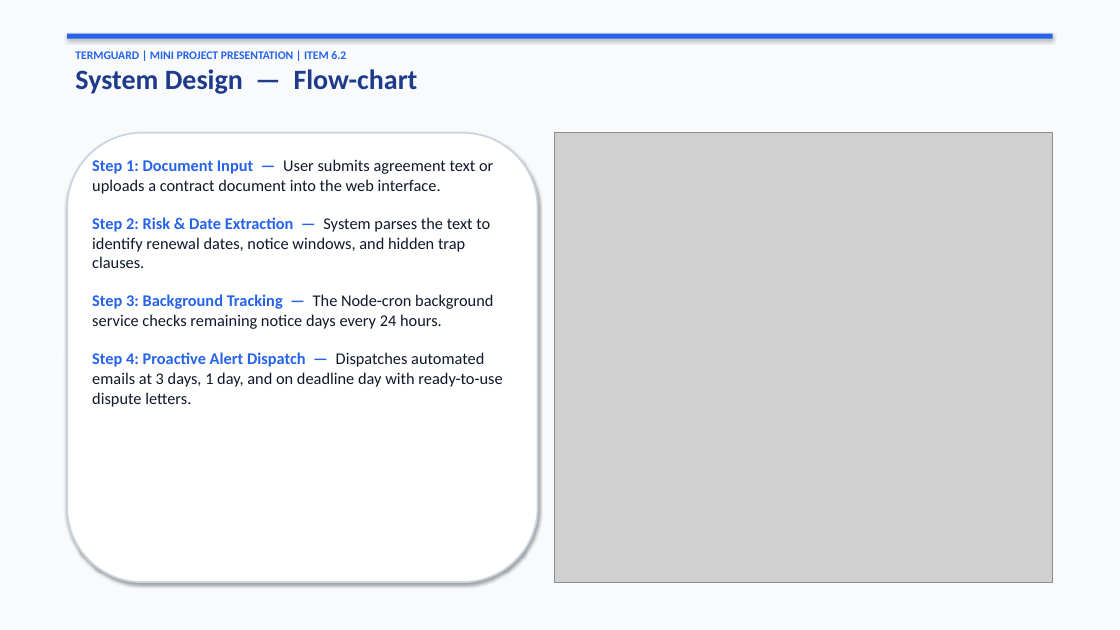
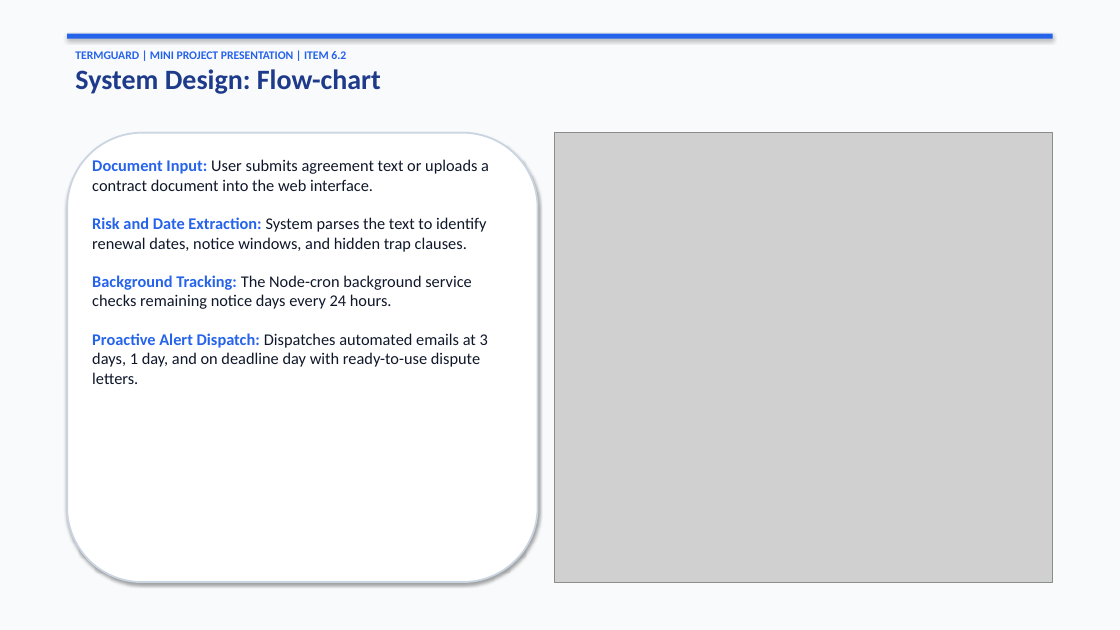
Before and after one commit to laxmiharshithrebally-a11y/TermGuard, a slide deck: slide 10 of TermGuard_Mini_Project_Presentation.pptx. Drawn at 1120x630 pixels with LibreOffice and Linux fonts; fonts in the diff are those of the drawing; grey boxes stand for pictures. Boxes give left, top, right and bottom in pixels: in the first picture for what was removed or moved away, otherwise in the second. Text is boxed around its words. In the diff, an @@ line names an element or a change of style, - is before the commit and + after.

```diff
--- a/TermGuard_Mini_Project_Presentation.pptx
+++ b/TermGuard_Mini_Project_Presentation.pptx
@@ text at bbox=[75, 69, 381, 94]: text changed @@
-System Design — Flow-chart
+System Design: Flow-chart
@@ text at bbox=[92, 159, 489, 384]: text changed @@
-Step 1: Document Input — User submits agreement text or uploads a contract document into the web interface.
-Step 2: Risk & Date Extraction — System parses the text to identify renewal dates, notice windows, and hidden trap clauses.
-Step 3: Background Tracking — The Node-cron background service checks remaining notice days every 24 hours.
-Step 4: Proactive Alert Dispatch — Dispatches automated emails at 3 days, 1 day, and on deadline day with ready-to-use dispute letters.
+Document Input: User submits agreement text or uploads a contract document into the web interface.
+Risk and Date Extraction: System parses the text to identify renewal dates, notice windows, and hidden trap clauses.
+Background Tracking: The Node-cron background service checks remaining notice days every 24 hours.
+Proactive Alert Dispatch: Dispatches automated emails at 3 days, 1 day, and on deadline day with ready-to-use dispute letters.
```
Also in this commit, not shown: 13 other slides changed, 1 other file.
